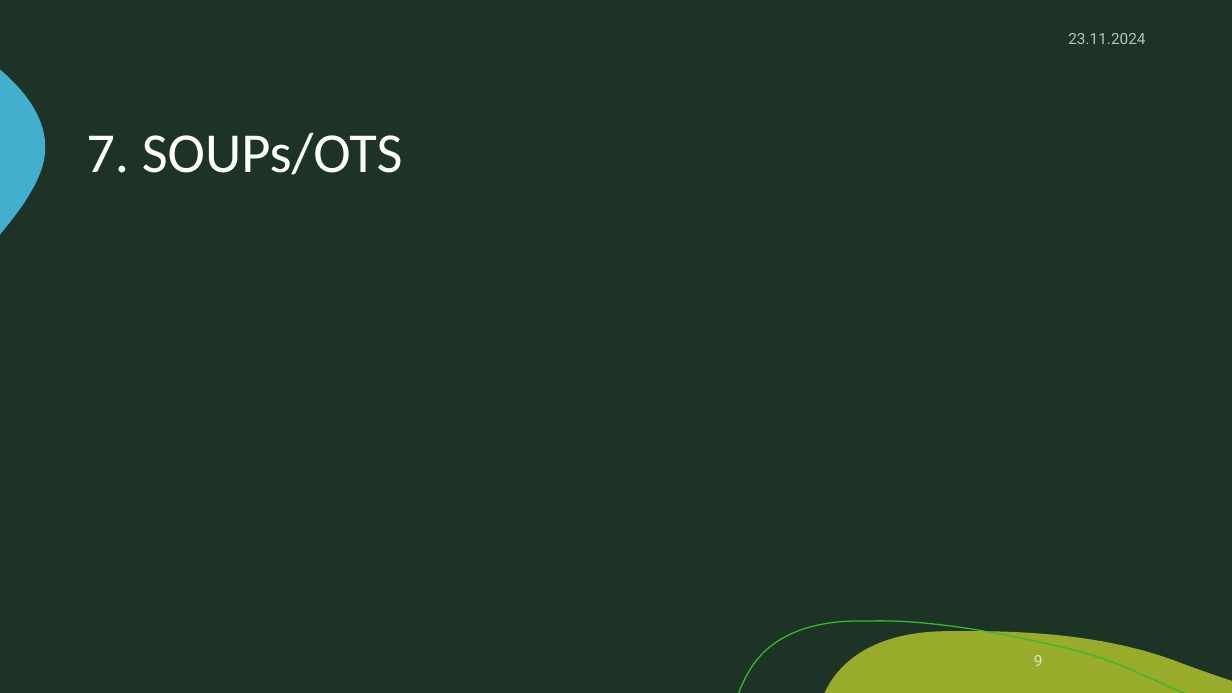
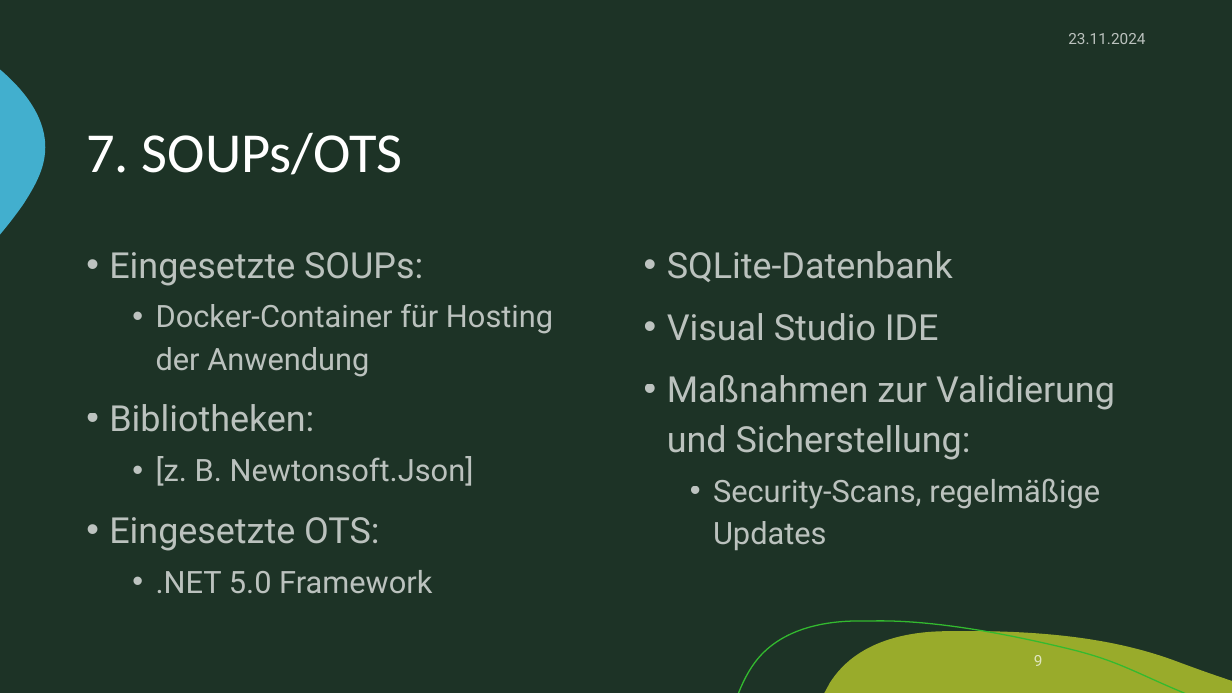
Before and after one commit to zIExpantion/ZumGelbenBach, a slide deck: slide 9 of Dokumente/Sprint-Backlog/Sprint-Backlog1.pptx. Drawn at 1232x693 pixels with LibreOffice and Linux fonts; fonts in the diff are those of the drawing; background and template pictures are left out. Boxes give left, top, right and bottom in pixels: in the first picture for what was removed or moved away, otherwise in the second. Text is boxed around its words. In the diff, an @@ line names an element or a change of style, - is before the commit and + after.

```diff
--- a/Dokumente/Sprint-Backlog/Sprint-Backlog1.pptx
+++ b/Dokumente/Sprint-Backlog/Sprint-Backlog1.pptx
@@ text added at bbox=[109, 252, 553, 594], 24 pt, text #FFFFFF at 70% opacity @@
+• Eingesetzte SOUPs:
+  • Docker-Container für Hosting der Anwendung
+• Bibliotheken:
+  • [z. B. Newtonsoft.Json]
+• Eingesetzte OTS:
+  • .NET 5.0 Framework
@@ text added at bbox=[667, 251, 1115, 551], 28 pt, text #FFFFFF at 70% opacity @@
+• SQLite-Datenbank
+• Visual Studio IDE
+• Maßnahmen zur Validierung und Sicherstellung:
+  • Security-Scans, regelmäßige Updates
```
Also in this commit, not shown: 1 other slide changed.
